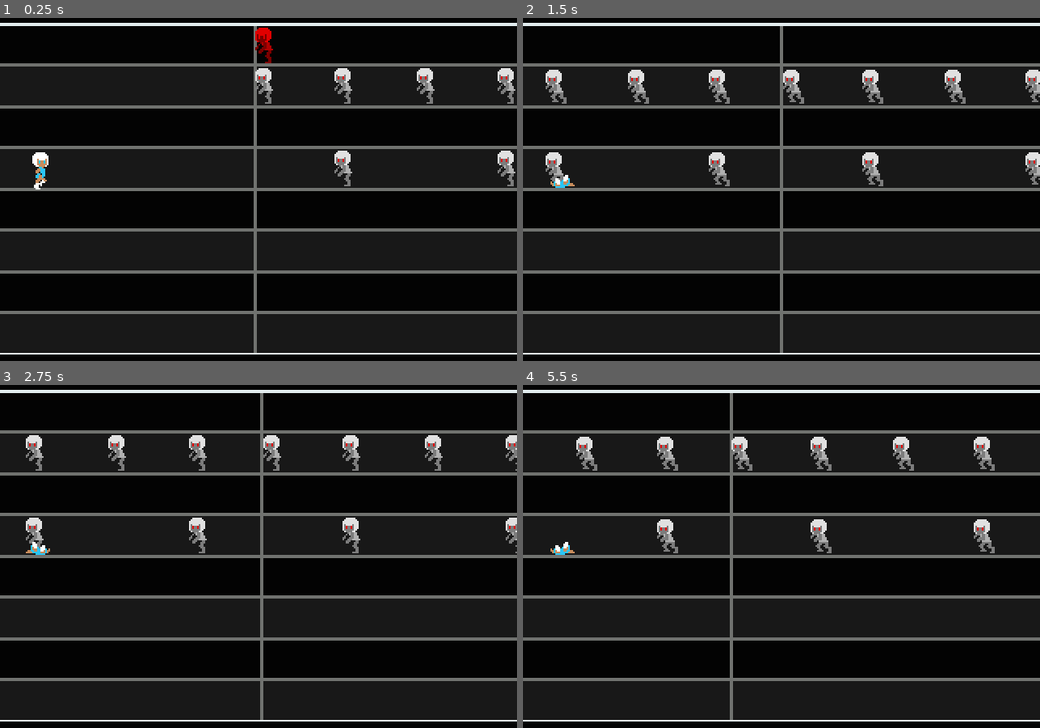
Above: before the commit, frames 1-4 (two rows, left to right).
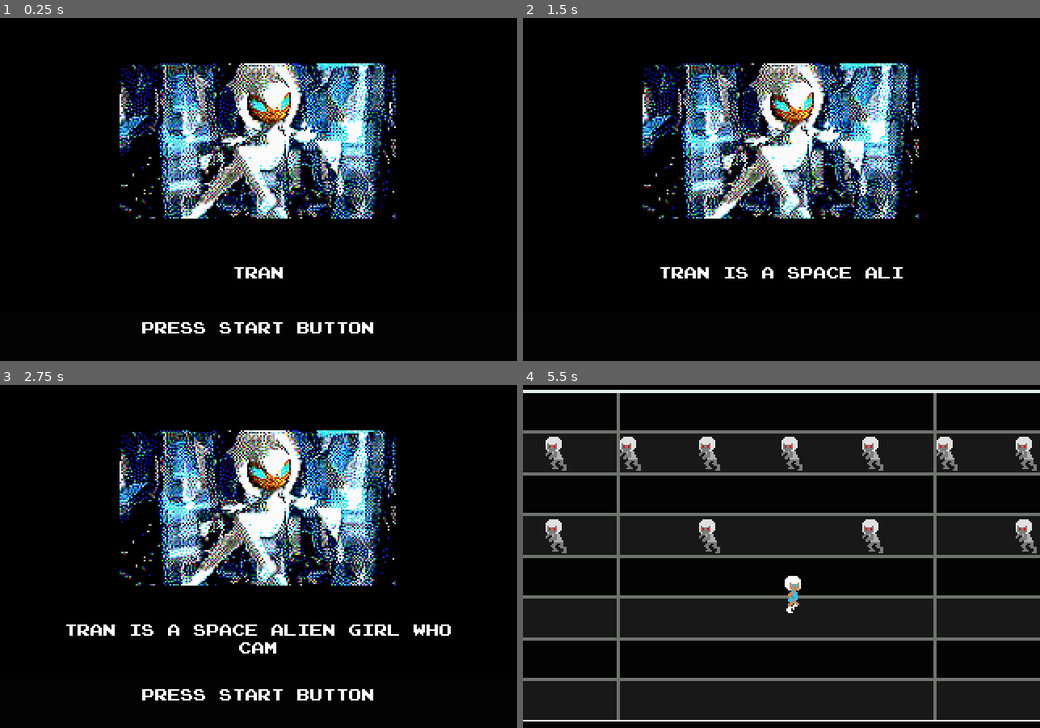
Above: after the commit, the same moments.

Repository: corndogit/tranoid
Game: Godot game, scene res://scenes/main_menu.tscn
Two runs of this game, one before a commit and one after it. Both use one fixed random seed, a clock stepped at 60 frames per second and the inputs below. Before the commit the project starts from res://scenes/level.tscn.
Inputs (mouse positions are in pixels of both pictures, inside the frame that each line leads up to):
- Up to frame 1 (0.25 s): no input
- Up to frame 2 (1.5 s): click (791, 282) at 0.5 s, where only the run after the commit has a clickable "2 PLAYERS"; click (791, 258) at 1.25 s, where only the run after the commit has a clickable "1 PLAYER"
- Up to frame 3 (2.75 s): click (268, 625) at 2 s, where only the run after the commit has a clickable "1 PLAYER"
- Up to frame 4 (5.5 s): tap Enter (ui_accept) at 2.75, 2.85, 3.02, 3.32, 3.6, 3.77, 4.07, 4.35, 5.1, 5.27 s; hold Right (ui_right) 2.78-3.53 s; hold Down (ui_down) 3.53-4.28 s; hold Right (ui_right) 4.28-5.03 s; hold Up (ui_up) from 5.03 s (still down)

The runs differ from the first frame. In frame 1, 25% of the frame differs, in the area x 0-100%, y 1-99%; in frame 2, 25%; in frame 3, 26%; in frame 4, 6.5%.

Commit message:
finish most of the rest of the game lol

Diff:
--- a/project.godot
+++ b/project.godot
@@ -11,13 +11,17 @@
 [application]
 
 config/name="TRANOID"
-run/main_scene="res://scenes/level.tscn"
+run/main_scene="res://scenes/main_menu.tscn"
 config/features=PackedStringArray("4.3", "GL Compatibility")
-config/icon="res://icon.svg"
+boot_splash/bg_color=Color(0, 0, 0, 1)
+boot_splash/image="res://splash.png"
+boot_splash/fullsize=false
+boot_splash/use_filter=false
+config/icon="res://assets/sprites/ui/tran_icon.png"
 
 [autoload]
 
-Dev="*res://scripts/autoload/config.gd"
+IntroSceneManager="*res://scripts/autoload/intro_scene_manager.gd"
 
 [display]
 
@@ -27,6 +31,10 @@
 window/stretch/scale=2.0
 window/stretch/scale_mode="integer"
 
+[editor]
+
+movie_writer/movie_file="C:/Users/Corndog/Videos/tranoid_recording.avi"
+
 [rendering]
 
 textures/canvas_textures/default_texture_filter=0
--- a/resources/ui_theme.tres
+++ b/resources/ui_theme.tres
@@ -1,10 +1,29 @@
-[gd_resource type="Theme" load_steps=3 format=3 uid="uid://b1ag333h42f7p"]
+[gd_resource type="Theme" load_steps=8 format=3 uid="uid://b1ag333h42f7p"]
 
-[ext_resource type="FontFile" uid="uid://c1ov0utwe2bfo" path="res://assets/prstartk.ttf" id="1_5gqnb"]
+[ext_resource type="FontFile" uid="uid://c1ov0utwe2bfo" path="res://assets/sprites/ui/prstartk.ttf" id="1_fauix"]
+
+[sub_resource type="StyleBoxEmpty" id="StyleBoxEmpty_er0hd"]
+
+[sub_resource type="StyleBoxEmpty" id="StyleBoxEmpty_tbnwp"]
+
+[sub_resource type="StyleBoxEmpty" id="StyleBoxEmpty_8qtgs"]
+
+[sub_resource type="StyleBoxEmpty" id="StyleBoxEmpty_wl8i4"]
+
+[sub_resource type="StyleBoxEmpty" id="StyleBoxEmpty_j2lwc"]
 
 [sub_resource type="StyleBoxEmpty" id="StyleBoxEmpty_sfs32"]
 
 [resource]
+Button/colors/font_outline_color = Color(0, 0, 0, 0)
+Button/colors/icon_focus_color = Color(1, 1, 1, 1)
+Button/font_sizes/font_size = 8
+Button/fonts/font = ExtResource("1_fauix")
+Button/styles/disabled = SubResource("StyleBoxEmpty_er0hd")
+Button/styles/focus = SubResource("StyleBoxEmpty_tbnwp")
+Button/styles/hover = SubResource("StyleBoxEmpty_8qtgs")
+Button/styles/normal = SubResource("StyleBoxEmpty_wl8i4")
+Button/styles/pressed = SubResource("StyleBoxEmpty_j2lwc")
 Label/colors/font_color = Color(1, 1, 1, 1)
 Label/colors/font_outline_color = Color(0, 0, 0, 1)
 Label/colors/font_shadow_color = Color(0, 0, 0, 0)
@@ -12,5 +31,5 @@
 Label/constants/outline_size = 0
 Label/constants/shadow_outline_size = 0
 Label/font_sizes/font_size = 8
-Label/fonts/font = ExtResource("1_5gqnb")
+Label/fonts/font = ExtResource("1_fauix")
 Label/styles/normal = SubResource("StyleBoxEmpty_sfs32")
--- a/scenes/intro.tscn
+++ b/scenes/intro.tscn
@@ -12,6 +12,12 @@
 
 [node name="AutoProgressTimer" type="Timer" parent="."]
 wait_time = 5.0
+
+[node name="ColorRect" type="ColorRect" parent="."]
+layout_mode = 2
+offset_right = 320.0
+offset_bottom = 194.0
+color = Color(0, 0, 0, 1)
 
 [node name="AspectRatioContainer" type="AspectRatioContainer" parent="."]
 layout_mode = 0
@@ -44,14 +50,4 @@
 horizontal_alignment = 1
 autowrap_mode = 2
 
-[node name="PressStartLabel" type="Label" parent="AspectRatioContainer/CenterContainer/VBoxContainer"]
-layout_mode = 2
-text = "PRESS START BUTTON"
-horizontal_alignment = 1
-
-[node name="ToggleVisibility" type="Timer" parent="AspectRatioContainer/CenterContainer/VBoxContainer/PressStartLabel"]
-wait_time = 0.25
-autostart = true
-
 [connection signal="timeout" from="AutoProgressTimer" to="." method="_on_auto_progress_timer_timeout"]
-[connection signal="timeout" from="AspectRatioContainer/CenterContainer/VBoxContainer/PressStartLabel/ToggleVisibility" to="." method="_on_toggle_visibility_timeout"]
--- a/scenes/level.tscn
+++ b/scenes/level.tscn
@@ -1534,7 +1534,7 @@
 collision_mask = 4
 
 [node name="CollisionShape2D" type="CollisionShape2D" parent="Map/WinZone"]
-position = Vector2(8237, 86)
+position = Vector2(8155, 120)
 shape = SubResource("RectangleShape2D_ns1g1")
 
 [node name="Player" parent="." instance=ExtResource("1_ascw5")]
--- /dev/null
+++ b/scenes/main_menu.tscn
@@ -0,0 +1,114 @@
+[gd_scene load_steps=8 format=3 uid="uid://dsknmhks0e4a5"]
+
+[ext_resource type="Texture2D" uid="uid://c6yvmnmmlh0sy" path="res://assets/sprites/ui/logo.png" id="1_ruwcb"]
+[ext_resource type="Script" path="res://scripts/ui/main_menu.gd" id="1_vwg42"]
+[ext_resource type="Theme" uid="uid://b1ag333h42f7p" path="res://resources/ui_theme.tres" id="2_msxmd"]
+[ext_resource type="Texture2D" uid="uid://bjhxpycgywn2n" path="res://assets/sprites/ui/t+s.png" id="2_xsjq2"]
+[ext_resource type="PackedScene" uid="uid://cl5a8doe6ghca" path="res://scenes/ui/custom_menu_button.tscn" id="5_wxp7d"]
+[ext_resource type="AudioStream" uid="uid://b1s1swawk3l0" path="res://assets/sound/die.ogg" id="6_gr5sp"]
+[ext_resource type="AudioStream" uid="uid://b5vyv3q8uoj0f" path="res://assets/sound/intro.ogg" id="7_hhqtc"]
+
+[node name="Main" type="Node"]
+script = ExtResource("1_vwg42")
+
+[node name="CenterContainer" type="CenterContainer" parent="."]
+anchors_preset = 8
+anchor_left = 0.5
+anchor_top = 0.5
+anchor_right = 0.5
+anchor_bottom = 0.5
+offset_left = -320.0
+offset_top = -240.0
+offset_right = 320.0
+offset_bottom = 240.0
+grow_horizontal = 2
+grow_vertical = 2
+theme = ExtResource("2_msxmd")
+
+[node name="MenuVBox" type="VBoxContainer" parent="CenterContainer"]
+layout_mode = 2
+theme_override_constants/separation = 8
+
+[node name="TSSeqFactory" type="AspectRatioContainer" parent="CenterContainer/MenuVBox"]
+layout_mode = 2
+
+[node name="Texture" type="TextureRect" parent="CenterContainer/MenuVBox/TSSeqFactory"]
+layout_mode = 2
+texture = ExtResource("2_xsjq2")
+stretch_mode = 2
+
+[node name="Tranoid" type="AspectRatioContainer" parent="CenterContainer/MenuVBox"]
+layout_mode = 2
+
+[node name="Logo" type="TextureRect" parent="CenterContainer/MenuVBox/Tranoid"]
+layout_mode = 2
+texture = ExtResource("1_ruwcb")
+
+[node name="Labels" type="VBoxContainer" parent="CenterContainer/MenuVBox"]
+layout_mode = 2
+theme_override_constants/separation = 4
+
+[node name="Copyright" type="Label" parent="CenterContainer/MenuVBox/Labels"]
+layout_mode = 2
+text = "© PSG WORKS"
+horizontal_alignment = 1
+
+[node name="HiScore" type="Label" parent="CenterContainer/MenuVBox/Labels"]
+layout_mode = 2
+theme_override_colors/font_color = Color(0, 0.760784, 0.976471, 1)
+text = "HI 000000"
+horizontal_alignment = 1
+
+[node name="MarginContainer" type="MarginContainer" parent="CenterContainer/MenuVBox"]
+layout_mode = 2
+theme_override_constants/margin_top = 12
+theme_override_constants/margin_bottom = 12
+
+[node name="MenuOptions" type="VBoxContainer" parent="CenterContainer/MenuVBox/MarginContainer"]
+layout_mode = 2
+
+[node name="PlaySelect" type="Label" parent="CenterContainer/MenuVBox/MarginContainer/MenuOptions"]
+layout_mode = 2
+text = "PLAY SELECT"
+horizontal_alignment = 1
+
+[node name="Player1" type="HBoxContainer" parent="CenterContainer/MenuVBox/MarginContainer/MenuOptions"]
+layout_mode = 2
+alignment = 1
+
+[node name="CustomMenuButton" parent="CenterContainer/MenuVBox/MarginContainer/MenuOptions/Player1" instance=ExtResource("5_wxp7d")]
+layout_mode = 2
+button_text = "1 PLAYER "
+
+[node name="Player2" type="HBoxContainer" parent="CenterContainer/MenuVBox/MarginContainer/MenuOptions"]
+layout_mode = 2
+alignment = 1
+
+[node name="CustomMenuButton" parent="CenterContainer/MenuVBox/MarginContainer/MenuOptions/Player2" instance=ExtResource("5_wxp7d")]
+layout_mode = 2
+button_text = "2 PLAYERS"
+
+[node name="DisabledSound" type="AudioStreamPlayer" parent="CenterContainer/MenuVBox/MarginContainer/MenuOptions/Player2"]
+stream = ExtResource("6_gr5sp")
+pitch_scale = 6.0
+
+[node name="PressStartLabel" type="Label" parent="CenterContainer/MenuVBox"]
+layout_mode = 2
+text = "PRESS START BUTTON"
+horizontal_alignment = 1
+
+[node name="ToggleVisibility" type="Timer" parent="CenterContainer/MenuVBox/PressStartLabel"]
+wait_time = 0.25
+autostart = true
+
+[node name="MenuMusic" type="AudioStreamPlayer" parent="."]
+stream = ExtResource("7_hhqtc")
+
+[node name="IntroTimer" type="Timer" parent="."]
+wait_time = 10.0
+one_shot = true
+
+[connection signal="clicked" from="CenterContainer/MenuVBox/MarginContainer/MenuOptions/Player1/CustomMenuButton" to="." method="_on_one_player_button_clicked"]
+[connection signal="clicked" from="CenterContainer/MenuVBox/MarginContainer/MenuOptions/Player2/CustomMenuButton" to="." method="_on_two_player_button_clicked"]
+[connection signal="timeout" from="CenterContainer/MenuVBox/PressStartLabel/ToggleVisibility" to="." method="_on_toggle_visibility_timeout"]
+[connection signal="timeout" from="IntroTimer" to="." method="_on_intro_timer_timeout"]
--- a/scenes/player.tscn
+++ b/scenes/player.tscn
@@ -4,10 +4,10 @@
 [ext_resource type="Texture2D" uid="uid://etdlt5kfluuc" path="res://assets/sprites/tran.png" id="2_bxnq0"]
 
 [sub_resource type="RectangleShape2D" id="RectangleShape2D_njpog"]
-size = Vector2(4, 19)
+size = Vector2(4, 15)
 
 [sub_resource type="RectangleShape2D" id="RectangleShape2D_bs2wn"]
-size = Vector2(8, 21)
+size = Vector2(8, 17)
 
 [sub_resource type="AtlasTexture" id="AtlasTexture_o5tj2"]
 atlas = ExtResource("2_bxnq0")
@@ -54,13 +54,13 @@
 script = ExtResource("1_k57ya")
 
 [node name="Collider" type="CollisionShape2D" parent="."]
-position = Vector2(0, 4.5)
+position = Vector2(0, 6.5)
 shape = SubResource("RectangleShape2D_njpog")
 
 [node name="Hitbox" type="Area2D" parent="."]
 
 [node name="CollisionShape2D" type="CollisionShape2D" parent="Hitbox"]
-position = Vector2(0, 4.5)
+position = Vector2(0, 6.5)
 shape = SubResource("RectangleShape2D_bs2wn")
 
 [node name="AnimatedSprite2D" type="AnimatedSprite2D" parent="."]
--- /dev/null
+++ b/scenes/ui/custom_menu_button.tscn
@@ -0,0 +1,24 @@
+[gd_scene load_steps=4 format=3 uid="uid://cl5a8doe6ghca"]
+
+[ext_resource type="Theme" uid="uid://b1ag333h42f7p" path="res://resources/ui_theme.tres" id="1_c1w77"]
+[ext_resource type="Script" path="res://scripts/ui/custom_menu_button.gd" id="2_xfcwg"]
+[ext_resource type="Texture2D" uid="uid://ctixhxy2tkmxk" path="res://assets/sprites/ui/tran_icon.png" id="3_44yx7"]
+
+[node name="CustomMenuButton" type="HBoxContainer"]
+theme = ExtResource("1_c1w77")
+script = ExtResource("2_xfcwg")
+
+[node name="Icon" type="AspectRatioContainer" parent="."]
+layout_mode = 2
+
+[node name="Texture" type="TextureRect" parent="Icon"]
+layout_mode = 2
+texture = ExtResource("3_44yx7")
+
+[node name="Button" type="Button" parent="."]
+layout_mode = 2
+text = "1 PLAYER "
+
+[connection signal="button_down" from="Button" to="." method="_on_button_pressed"]
+[connection signal="focus_entered" from="Button" to="." method="_on_button_focus_entered"]
+[connection signal="focus_exited" from="Button" to="." method="_on_button_focus_exited"]
--- /dev/null
+++ b/scenes/ui/game_over.tscn
@@ -0,0 +1,27 @@
+[gd_scene load_steps=3 format=3 uid="uid://dpc4dacxbl2yu"]
+
+[ext_resource type="Script" path="res://scripts/ui/game_over.gd" id="1_rss73"]
+[ext_resource type="Theme" uid="uid://b1ag333h42f7p" path="res://resources/ui_theme.tres" id="1_yktg8"]
+
+[node name="GameOver" type="Control"]
+layout_mode = 3
+anchors_preset = 0
+offset_right = 640.0
+offset_bottom = 480.0
+script = ExtResource("1_rss73")
+
+[node name="CenterContainer" type="CenterContainer" parent="."]
+offset_right = 320.0
+offset_bottom = 240.0
+theme = ExtResource("1_yktg8")
+
+[node name="Label" type="Label" parent="CenterContainer"]
+layout_mode = 2
+text = "GAME OVER"
+
+[node name="Timer" type="Timer" parent="."]
+wait_time = 3.0
+one_shot = true
+autostart = true
+
+[connection signal="timeout" from="Timer" to="." method="_on_timer_timeout"]
--- /dev/null
+++ b/scenes/ui/you_win.tscn
@@ -0,0 +1,28 @@
+[gd_scene load_steps=3 format=3 uid="uid://y83irhmtp6qh"]
+
+[ext_resource type="Script" path="res://scripts/ui/game_over.gd" id="1_a1xx6"]
+[ext_resource type="Theme" uid="uid://b1ag333h42f7p" path="res://resources/ui_theme.tres" id="2_dcbem"]
+
+[node name="GameOver" type="Control"]
+layout_mode = 3
+anchors_preset = 0
+offset_right = 640.0
+offset_bottom = 480.0
+script = ExtResource("1_a1xx6")
+
+[node name="CenterContainer" type="CenterContainer" parent="."]
+layout_mode = 0
+offset_right = 320.0
+offset_bottom = 240.0
+theme = ExtResource("2_dcbem")
+
+[node name="Label" type="Label" parent="CenterContainer"]
+layout_mode = 2
+text = "YOU WIN!"
+
+[node name="Timer" type="Timer" parent="."]
+wait_time = 3.0
+one_shot = true
+autostart = true
+
+[connection signal="timeout" from="Timer" to="." method="_on_timer_timeout"]
--- a/scripts/autoload/config.gd
+++ /dev/null
@@ -1 +0,0 @@
-extends Node
--- /dev/null
+++ b/scripts/autoload/intro_scene_manager.gd
@@ -0,0 +1,6 @@
+extends Node
+
+@warning_ignore("unused_signal")
+signal intro_finished
+
+var has_intro_shown_once: bool = false
--- a/scripts/map.gd
+++ b/scripts/map.gd
@@ -2,6 +2,9 @@
 
 
 @export var scroll_speed = 120.0
+
+var game_over_scene = preload("res://scenes/ui/game_over.tscn")
+var you_win_scene = preload("res://scenes/ui/you_win.tscn")
 
 
 func _process(delta: float) -> void:
@@ -12,9 +15,9 @@
 	$Sounds/Music.stop()
 	$Sounds/Die.play()
 	await get_tree().create_timer(1.5).timeout
-	scroll_speed = 0
+	get_tree().change_scene_to_packed(game_over_scene)
 
 
 func _on_win_zone_body_entered(body: Node2D) -> void:
 	if body.name == "Player":
-		print("Win") # Replace with function body.
+		get_tree().call_deferred("change_scene_to_packed", you_win_scene)
--- a/scripts/player.gd
+++ b/scripts/player.gd
@@ -3,7 +3,7 @@
 
 signal died
 var has_died = false
-const MOVE_SPEED = 175.0
+const MOVE_SPEED = 150.0
 
 func _ready() -> void:
 	$AnimatedSprite2D.play("default")
--- /dev/null
+++ b/scripts/ui/custom_menu_button.gd
@@ -0,0 +1,25 @@
+extends HBoxContainer
+
+
+@export var button_text: String = "BUTTON"
+@onready var icon_texture = $Icon/Texture
+@onready var button = $Button
+
+signal clicked
+
+# Called when the node enters the scene tree for the first time.
+func _ready() -> void:
+	icon_texture.visibility_layer = 0
+	button.text = button_text
+
+
+func _on_button_focus_entered() -> void:
+	icon_texture.visibility_layer = 1
+
+
+func _on_button_focus_exited() -> void:
+	icon_texture.visibility_layer = 0
+
+
+func _on_button_pressed() -> void:
+	clicked.emit()
--- /dev/null
+++ b/scripts/ui/game_over.gd
@@ -0,0 +1,5 @@
+extends Control
+
+
+func _on_timer_timeout() -> void:
+	get_tree().change_scene_to_file("res://scenes/main_menu.tscn")
--- a/scripts/ui/intro.gd
+++ b/scripts/ui/intro.gd
@@ -3,20 +3,25 @@
 const TEXTURES = [
 	preload("res://assets/sprites/intro/0.png"),
 	preload("res://assets/sprites/intro/1.png"),
-	preload("res://assets/sprites/intro/2.png")
+	preload("res://assets/sprites/intro/2.png"),
+	preload("res://assets/sprites/ui/logo.png")
 ]
 const STORY_LABEL_TEXTS = [
 	"TRAN IS A SPACE ALIEN GIRL WHO CAME FROM THE TRANSTAR.",
 	"SHE WANDERS AROUND LOOKING FOR TRANOID SPREAD TO THE BIRTHPLACE.",
-	"DODGE THE ADVANCE OF THE EVIL SPACE ALIENS AND APPROACH THE MISTERY OF TRANOID."
+	"DODGE THE ADVANCE OF THE EVIL SPACE ALIENS AND APPROACH THE MISTERY OF TRANOID.",
+	""
 ]
 const AUTO_PROGRESS_TIMEOUT = 4.0
 
 var current_index: int = 0
 var text_finished = false
-@onready var image = $AspectRatioContainer/CenterContainer/VBoxContainer/CenterContainer/IntroImage
+var logo_scrolling = false
+var trigger_scroll = false
+const SCROLL_SPEED = 25.0
+@onready var image_container = $AspectRatioContainer/CenterContainer/VBoxContainer/CenterContainer
+@onready var image = image_container.get_node("IntroImage")
 @onready var story_label = $AspectRatioContainer/CenterContainer/VBoxContainer/MarginContainer/StoryLabel
-@onready var press_start_label = $AspectRatioContainer/CenterContainer/VBoxContainer/PressStartLabel
 @onready var auto_progress = $AutoProgressTimer
 
 
@@ -25,9 +30,15 @@
 	_set_story_label(STORY_LABEL_TEXTS[current_index])
 
 
-func _process(_delta) -> void:
+func _process(delta) -> void:
+	if logo_scrolling:
+		if not trigger_scroll:
+			image_container.set_position(Vector2(0, -100))
+			trigger_scroll = true
+		if image_container.position.y < -15.0:
+			image_container.position.y += delta * SCROLL_SPEED
 	if Input.is_action_just_pressed("ui_accept"):
-		queue_free()
+		_end_scene()
 
 
 func _progress_intro() -> void:
@@ -43,8 +54,10 @@
 		image.texture = TEXTURES[new_index]
 		_set_story_label(STORY_LABEL_TEXTS[new_index])
 		current_index = new_index
+		if new_index == len(TEXTURES) - 1:
+			_begin_logo_transition()
 	else:
-		queue_free()
+		_end_scene()
 
 
 func _set_story_label(text: String):
@@ -60,12 +73,14 @@
 	auto_progress.start(AUTO_PROGRESS_TIMEOUT)
 
 
-func _on_toggle_visibility_timeout() -> void:
-	var current_visibility = press_start_label.visibility_layer
-	if current_visibility == 1:
-		press_start_label.visibility_layer = 0
-	else:
-		press_start_label.visibility_layer = 1
+func _begin_logo_transition() -> void:
+	print("begin scroll")
+	logo_scrolling = true
+
+func _end_scene():
+	IntroSceneManager.has_intro_shown_once = true
+	IntroSceneManager.intro_finished.emit()
+	queue_free()
 
 
 func _on_auto_progress_timer_timeout() -> void:
--- /dev/null
+++ b/scripts/ui/main_menu.gd
@@ -0,0 +1,57 @@
+extends Node
+
+
+@onready var menu_vbox = $CenterContainer/MenuVBox
+@onready var logo = menu_vbox.get_node("Tranoid/Logo")
+@onready var press_start_label = menu_vbox.get_node("PressStartLabel")
+@onready var menu_options = menu_vbox.get_node("MarginContainer/MenuOptions")
+@onready var one_player_option = menu_options.get_node("Player1/CustomMenuButton")
+@onready var two_player_option = menu_options.get_node("Player2/CustomMenuButton")
+@onready var intro_timer = $IntroTimer
+
+var level_scene = preload("res://scenes/level.tscn")
+var intro_scene = preload("res://scenes/intro.tscn")
+
+
+func _ready() -> void:
+	IntroSceneManager.connect("intro_finished", _on_intro_scene_finished)
+	if IntroSceneManager.has_intro_shown_once:
+		_on_intro_scene_finished()
+	else:
+		add_child(intro_scene.instantiate())
+	$MenuMusic.play()
+
+
+func _process(_delta: float) -> void:
+	if Input.is_anything_pressed():
+		intro_timer.stop()
+		intro_timer.start(10.0)
+
+
+
+func _on_toggle_visibility_timeout() -> void:
+	var current_visibility = press_start_label.visibility_layer
+	if current_visibility == 1:
+		press_start_label.visibility_layer = 0
+	else:
+		press_start_label.visibility_layer = 1
+
+
+func _on_one_player_button_clicked() -> void:
+	get_tree().change_scene_to_packed(level_scene)
+
+
+func _on_two_player_button_clicked() -> void:
+	menu_options.get_node("Player2/DisabledSound").play()
+
+
+func _on_intro_scene_finished() -> void:
+	await get_tree().create_timer(0.5).timeout
+	one_player_option.get_node("Button").grab_focus()
+	intro_timer.start(15.0)
+
+
+func _on_intro_timer_timeout() -> void:
+	one_player_option.get_node("Button").release_focus()
+	two_player_option.get_node("Button").release_focus()
+	add_child(intro_scene.instantiate())
Not shown, changed: assets/sound/intro.ogg.import
Binary file added: assets/sprites/ui/logo.png
Not shown, added: assets/sprites/ui/logo.png.import
Renamed: assets/prstartk.ttf -> assets/sprites/ui/prstartk.ttf
Not shown, changed: assets/sprites/ui/prstartk.ttf.import
Binary file added: assets/sprites/ui/t+s.png
Not shown, added: assets/sprites/ui/t+s.png.import
Binary file added: assets/sprites/ui/tran_icon.png
Not shown, added: assets/sprites/ui/tran_icon.png.import
Binary file added: splash.png
Not shown, added: splash.png.import
Not shown, changed: assets/sound/intro.ogg
